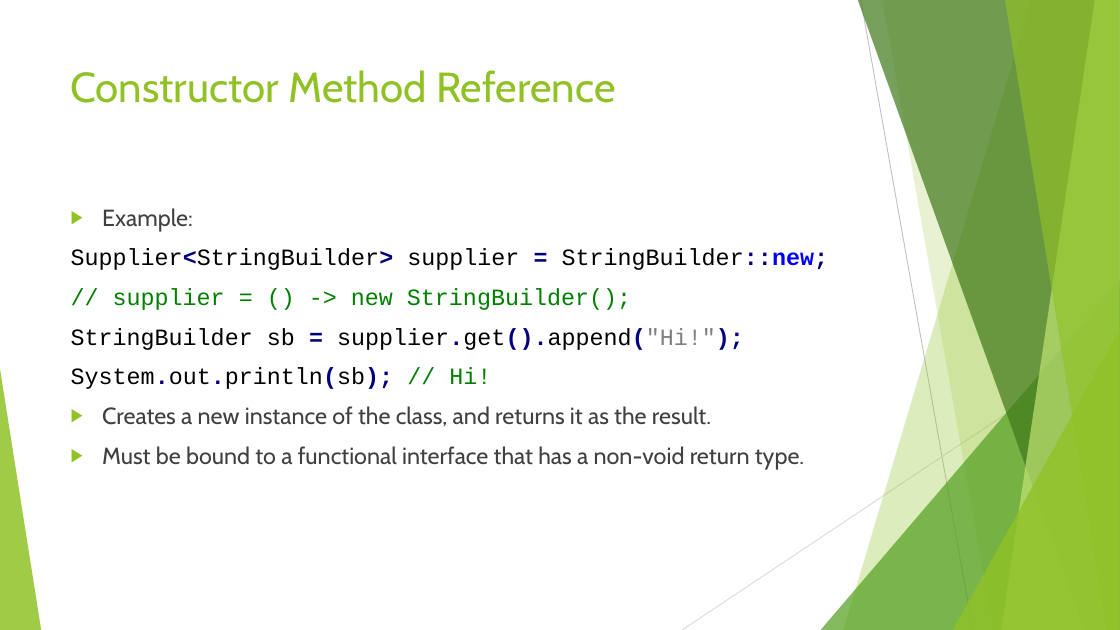
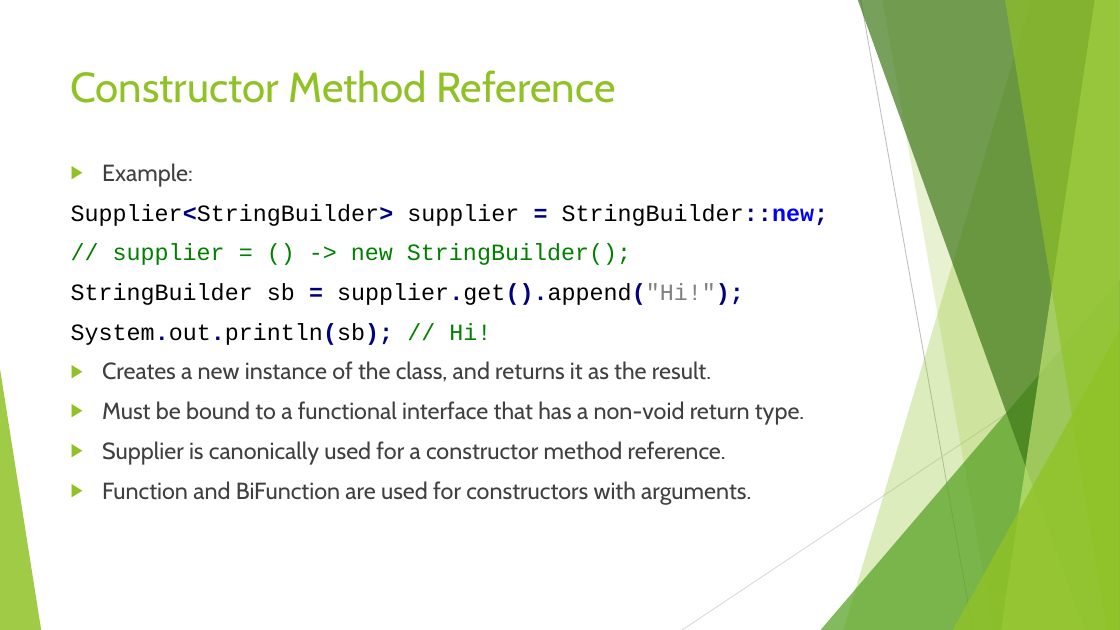
Before and after one commit to RichardRoda/2017-CodePaLOUsa-Lambda, a slide deck: slide 21 of Learning to Love the Lambda in the Stream.pptx. Drawn at 1120x630 pixels with LibreOffice and Linux fonts; fonts in the diff are those of the drawing. Boxes give left, top, right and bottom in pixels: in the first picture for what was removed or moved away, otherwise in the second. Text is boxed around its words. In the diff, an @@ line names an element or a change of style, - is before the commit and + after.

```diff
--- a/Learning to Love the Lambda in the Stream.pptx
+++ b/Learning to Love the Lambda in the Stream.pptx
@@ text "Example:": place and size @@
-text "Example:" at (71,208,829,470)
+text "Example:" at (71,163,829,505)
@@ text at (102,441,751,505): paragraphs added @@
+▶ Supplier is canonically used for a constructor method reference.
+▶ Function and BiFunction are used for constructors with arguments.
```
Also in this commit, not shown: 16 other slides changed, 1 slide added, 1 other file.
